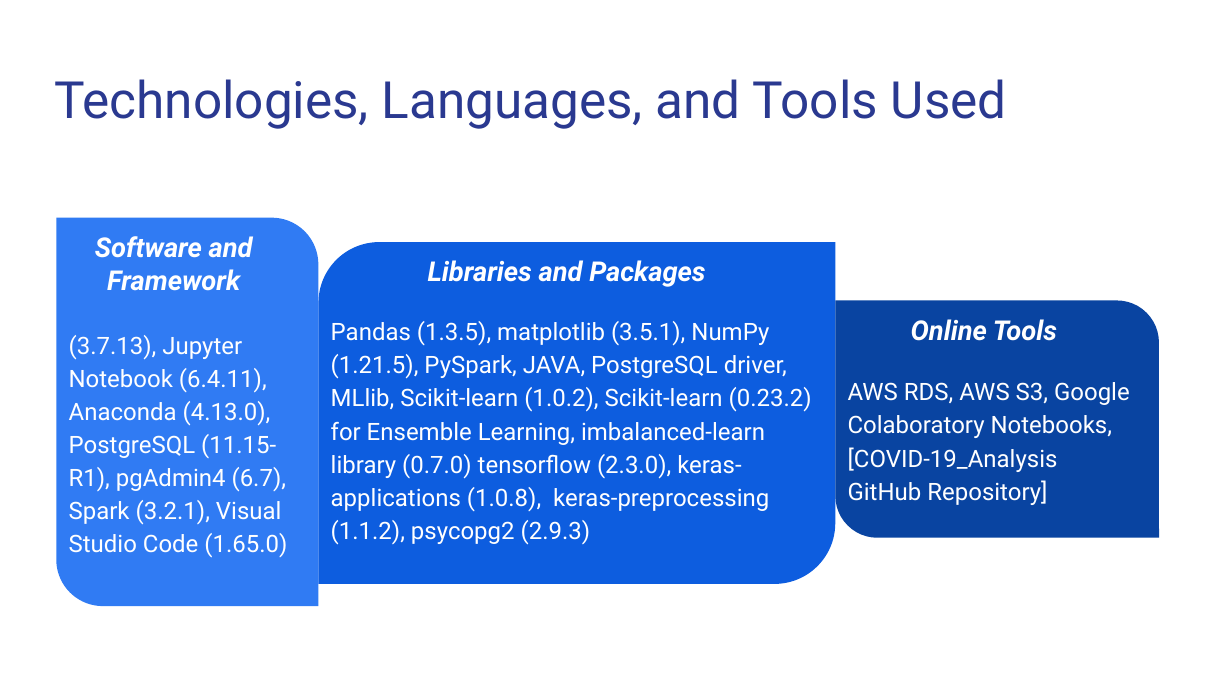
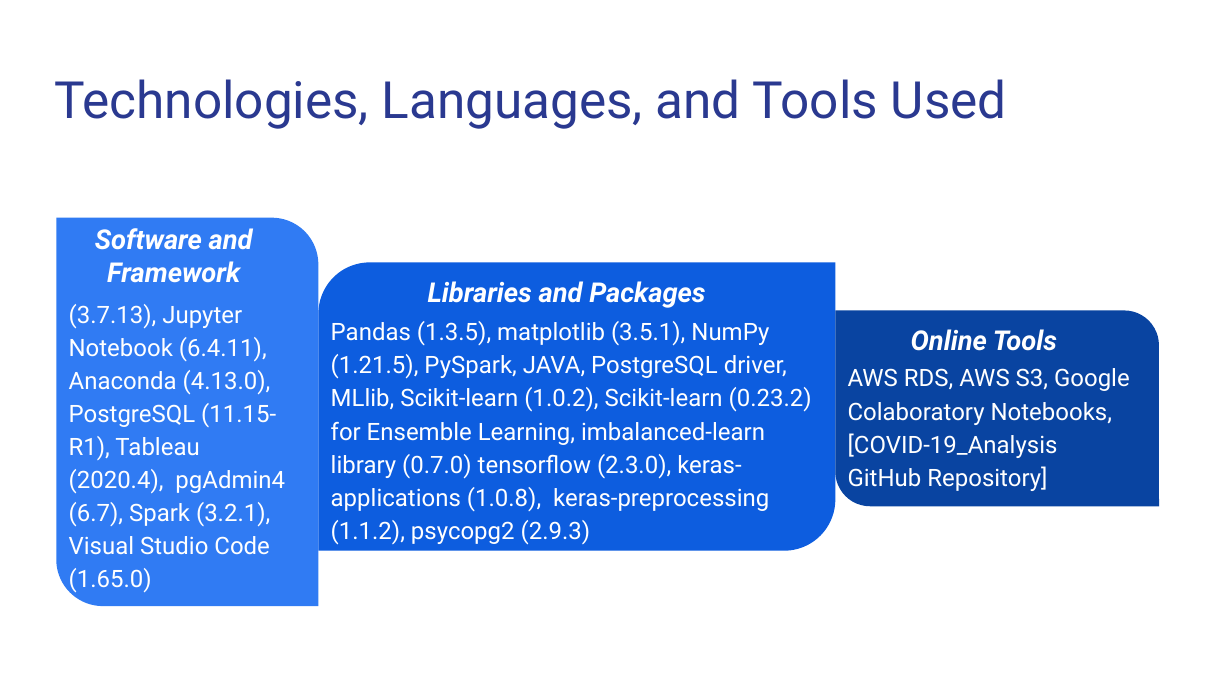
Before and after one commit to Magzzie/COVID-19_Analysis, a slide deck: slide 20 of COVID-19 Analysis.pptx. Drawn at 1232x693 pixels with LibreOffice and Linux fonts; fonts in the diff are those of the drawing. Boxes give left, top, right and bottom in pixels: in the first picture for what was removed or moved away, otherwise in the second. Text is boxed around its words. In the diff, an @@ line names an element or a change of style, - is before the commit and + after.

Commit message:
updating presentation

```diff
--- a/COVID-19 Analysis.pptx
+++ b/COVID-19 Analysis.pptx
@@ text "Software and Framework": place and size @@
-text "Software and Framework" at [95, 236, 253, 291]
+text "Software and Framework" at [95, 228, 253, 283]
@@ round diag rect: place and size @@
-round diag rect at [318, 243, 835, 584]
+round diag rect at [318, 262, 835, 551]
@@ text "Libraries and Packages": place and size @@
-text "Libraries and Packages" at [428, 260, 705, 287]
+text "Libraries and Packages" at [428, 281, 705, 308]
@@ text at [69, 304, 285, 594]: text changed @@
-(3.7.13), Jupyter Notebook (6.4.11), Anaconda (4.13.0), PostgreSQL (11.15-R1), pgAdmin4 (6.7), Spark (3.2.1), Visual Studio Code (1.65.0)
+(3.7.13), Jupyter Notebook (6.4.11), Anaconda (4.13.0), PostgreSQL (11.15-R1), Tableau (2020.4), pgAdmin4 (6.7), Spark (3.2.1), Visual Studio Code (1.65.0)
@@ round diag rect: place and size @@
-round diag rect at [835, 301, 1159, 538]
+round diag rect at [835, 310, 1159, 506]
@@ text "Online Tools": place and size @@
-text "Online Tools" at [911, 319, 1057, 341]
+text "Online Tools" at [911, 329, 1057, 351]
@@ text "AWS RDS, AWS S3, Google ...": place and size @@
-text "AWS RDS, AWS S3, Google ..." at [848, 382, 1130, 505]
+text "AWS RDS, AWS S3, Google ..." at [848, 368, 1130, 491]
```
Also in this commit, not shown: 4 other slides changed.
